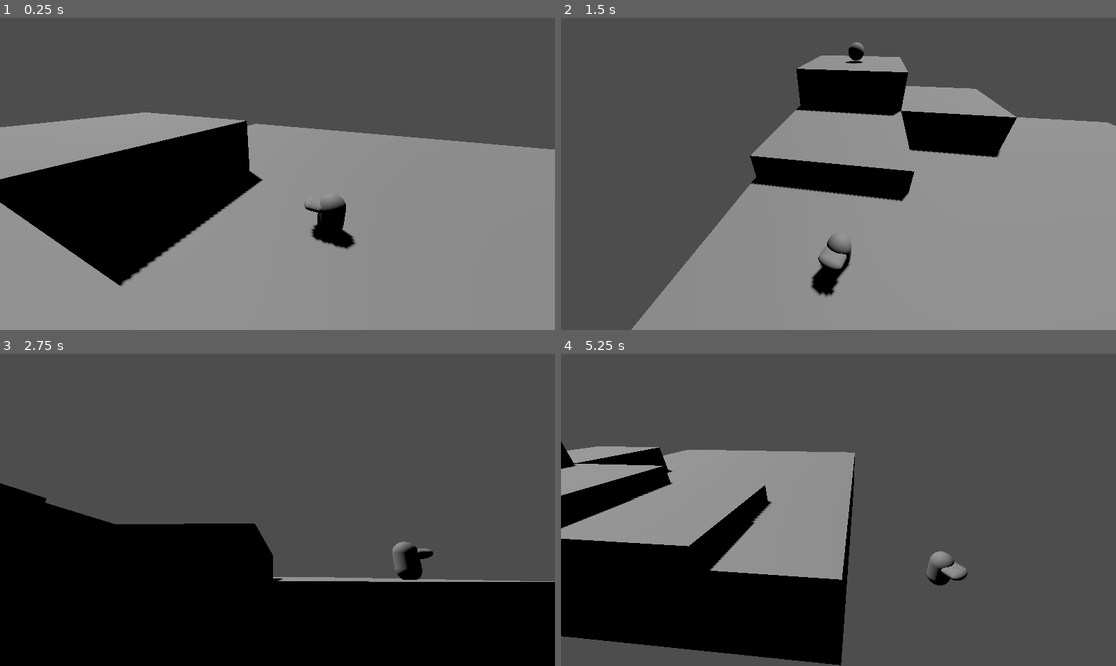
Above: before the commit, frames 1-4 (two rows, left to right).
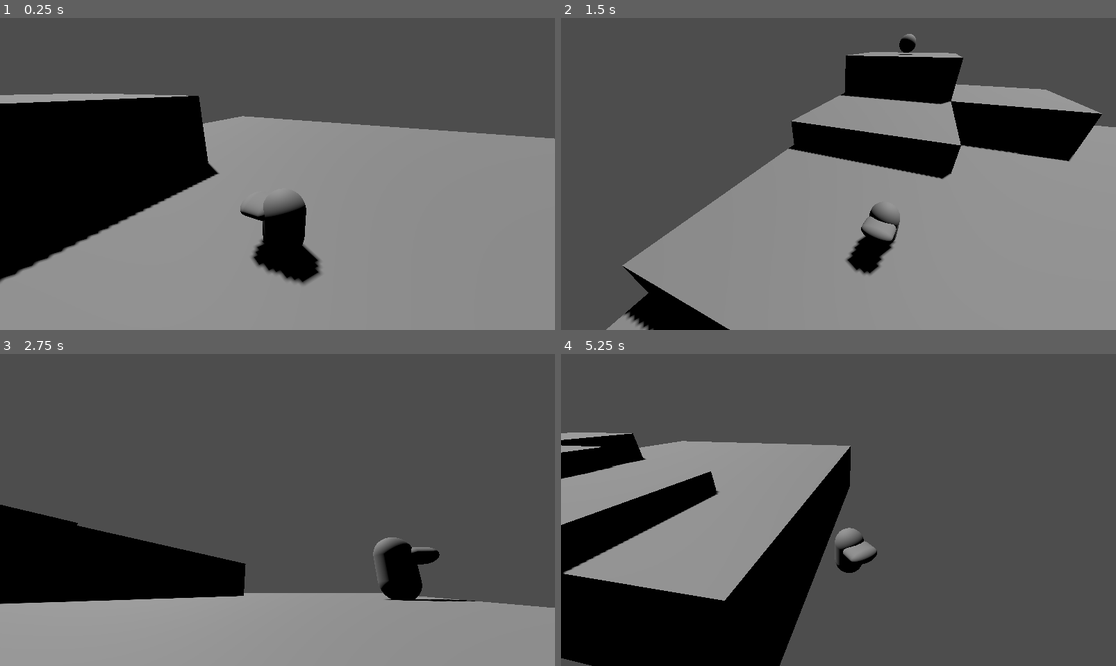
Above: after the commit, the same moments.

Repository: stinkykittens/bad-oinks-3d
Game: Godot game, scene res://maps/test_map.tscn
The game is run twice, just before and just after one commit, with the same random seed, the same clock (stepped at 60 frames per second) and the same inputs. The project has no main scene, so this scene is started directly.
Inputs (mouse positions are in pixels of both pictures, inside the frame that each line leads up to):
- Up to frame 1 (0.25 s): no input
- Up to frame 2 (1.5 s): move the mouse to (960, 158) at 0.52 s; hold D (move_right) 0.53-1.28 s; tap Shift (dash) at 0.6 s; tap Space (jump) at 0.77 s; move the mouse to (727, 189) at 1.27 s; hold S (move_down) from 1.28 s (still down); tap Down (rotate_camera_down) at 1.35 s
- Up to frame 3 (2.75 s): tap Space (jump) at 1.52 s; move the mouse to (333, 441) at 2.02 s; release S (move_down) at 2.03 s; hold D (move_right) from 2.03 s (still down); tap Left (rotate_camera_left) at 2.1 s
- Up to frame 4 (5.25 s): move the mouse to (810, 572) at 2.77 s; release D (move_right) at 2.78 s; hold W (move_up) 2.78-3.53 s; tap Right (rotate_camera_right) at 2.85 s; tap Space (jump) at 3.02, 3.77, 4.52 s; move the mouse to (1005, 556) at 3.52 s; hold A (move_left) 3.53-5.03 s; tap Up (rotate_camera_up) at 3.6 s; move the mouse to (672, 463) at 4.27 s; tap Shift (dash) at 4.35 s; move the mouse to (866, 510) at 5.02 s; hold S (move_down) from 5.03 s (still down); tap Down (rotate_camera_down) at 5.1 s

The runs differ from the first frame. In frame 1, 19% of the frame differs, in the area x 0-100%, y 24-86%; in frame 2, 20%; in frame 3, 29%, in the area x 0-100%, y 41-100%; in frame 4, 21%.

Commit message:
Refine Camera System

Diff:
--- a/camera/camera_controller.gd
+++ b/camera/camera_controller.gd
@@ -5,6 +5,7 @@
 @export var distance := 6.0
 @export var zoom_out_speed := 4.0
 @export var camera_rotation_smoothing_speed := 4.0
+@export var look_at_close_to_camera_jank_fix := 3.0
 
 @onready var camera_pivot: Node3D = $CameraPivot
 @onready var camera: Camera3D = $CameraPivot/Camera3D
@@ -22,6 +23,7 @@
 	var targets := get_tree().get_nodes_in_group("camera_targets")
 	var target_position := _calculate_position(targets, false)
 	var look_at_position := _calculate_position(targets, true)
+	look_at_position = look_at_position.lerp(target_position, 1 - smoothstep(0, look_at_close_to_camera_jank_fix, look_at_position.distance_to(camera.global_position)))
 
 	position = target_position
 
@@ -39,7 +41,7 @@
 
 	camera_pivot.position = Vector3.BACK * _camera_distance
 	if ray_cast.is_colliding():
-		camera_pivot.global_position += ray_cast.get_collision_normal() * camera.near
+		camera_pivot.global_position += ray_cast.get_collision_normal() * camera.near * 1.5
 
 	camera.global_transform = camera.global_transform.interpolate_with(camera.global_transform.looking_at(look_at_position), camera_rotation_smoothing_speed * delta)
 	camera.global_rotation.z = 0
@@ -48,10 +50,12 @@
 func _calculate_position(targets: Array, _look_at: bool) -> Vector3:
 	var pos := Vector3.ZERO
 	var total_influence := 0.0
-	for t in targets:
-		if t.disabled():
+	for t:CameraTarget in targets:
+		if t.disabled() or _look_at and not t.look_at_target or not _look_at and not t.position_target:
 			continue
-		var influence = t.get_influence(_look_at)
+		var influence = t.get_influence()
+		if t.validate_target:
+			influence *= _camera_distance / distance
 		pos += t.global_position * influence
 		total_influence += influence
 
--- a/camera/camera_controller.tscn
+++ b/camera/camera_controller.tscn
@@ -4,11 +4,13 @@
 
 [node name="CameraController" type="Node3D" unique_id=1435488868]
 script = ExtResource("1_f7q7e")
+distance = 4.0
 camera_rotation_smoothing_speed = 1.0
 
 [node name="CameraPivot" type="Node3D" parent="." unique_id=1279415529]
 
 [node name="Camera3D" type="Camera3D" parent="CameraPivot" unique_id=1287522762]
+near = 0.03
 
 [node name="RayCast3D" type="RayCast3D" parent="." unique_id=1701870551]
 collision_mask = 2
--- a/camera/camera_target.gd
+++ b/camera/camera_target.gd
@@ -2,12 +2,14 @@
 extends Node3D
 
 @export var _start_active: bool
-@export_range(0, 10) var influence_position := 1.0
-@export_range(0, 10) var influence_look_at := 1.0
+@export_range(0, 10) var influence := 1.0
 @export var interpolate := false
 @export_range(0, 5) var interpolation_speed := 1.0
 @export var smooth_activation := true
 @export var smooth_activation_time := 1.0
+@export var validate_target := true
+@export var look_at_target := true
+@export var position_target := false
 
 
 var _offset: Vector3
@@ -49,7 +51,5 @@
 	_active = true
 
 
-func get_influence(_look_at: bool) -> float:
-	var influence = influence_look_at if _look_at else influence_position
-
+func get_influence() -> float:
 	return influence
--- a/character/player/player.gd
+++ b/character/player/player.gd
@@ -123,7 +123,6 @@
 			_used_dash = true
 
 	move_and_slide()
-	print(state)
 
 
 func _smooth_rotation(delta: float) -> void:
--- a/character/player/player.tscn
+++ b/character/player/player.tscn
@@ -54,15 +54,18 @@
 transform = Transform3D(1, 0, 0, 0, 1, 0, 0, 0, 1, 0, 1.1566404, 0)
 script = ExtResource("1_y0s34")
 _start_active = true
-influence_position = 6.0
-influence_look_at = 0.0
+influence = 6.0
+validate_target = false
+look_at_target = false
+position_target = true
 metadata/_custom_type_script = "uid://dy051qol674nr"
 
 [node name="CameraTargetLookAt" type="Node3D" parent="Camera" unique_id=457435804]
 transform = Transform3D(1, 0, 0, 0, 1, 0, 0, 0, 1, 0, 1.1566404, 0)
 script = ExtResource("1_y0s34")
 _start_active = true
-influence_look_at = 6.0
+influence = 6.0
 interpolate = true
 interpolation_speed = 3.0
+validate_target = false
 metadata/_custom_type_script = "uid://dy051qol674nr"
